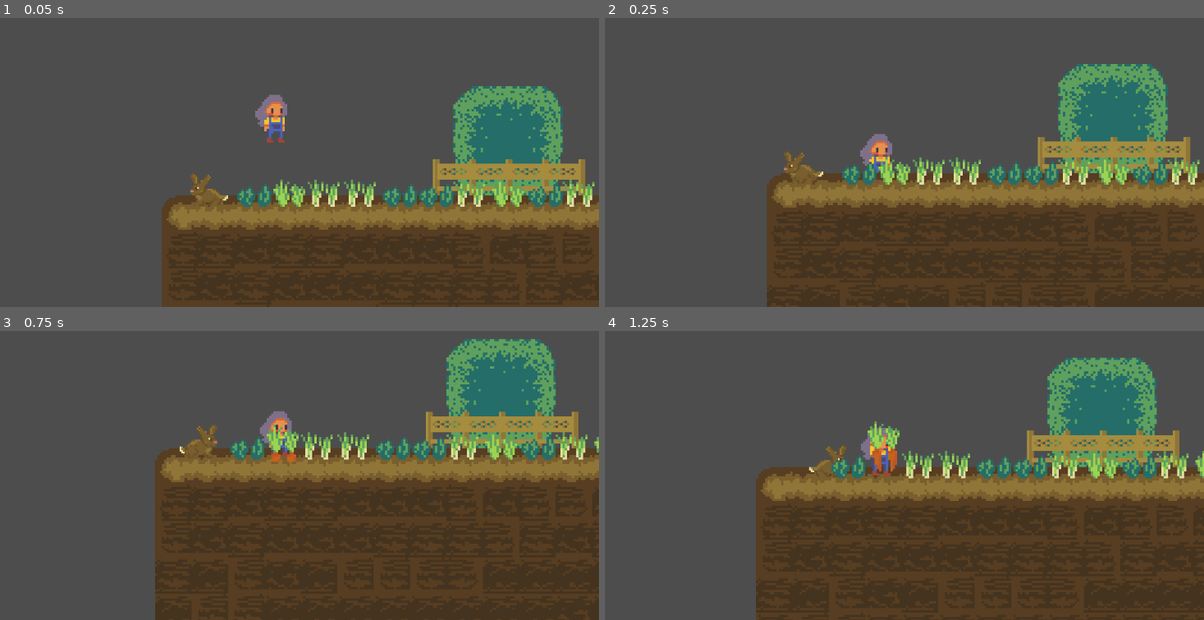
Above: before the commit, frames 1-4 (two rows, left to right).
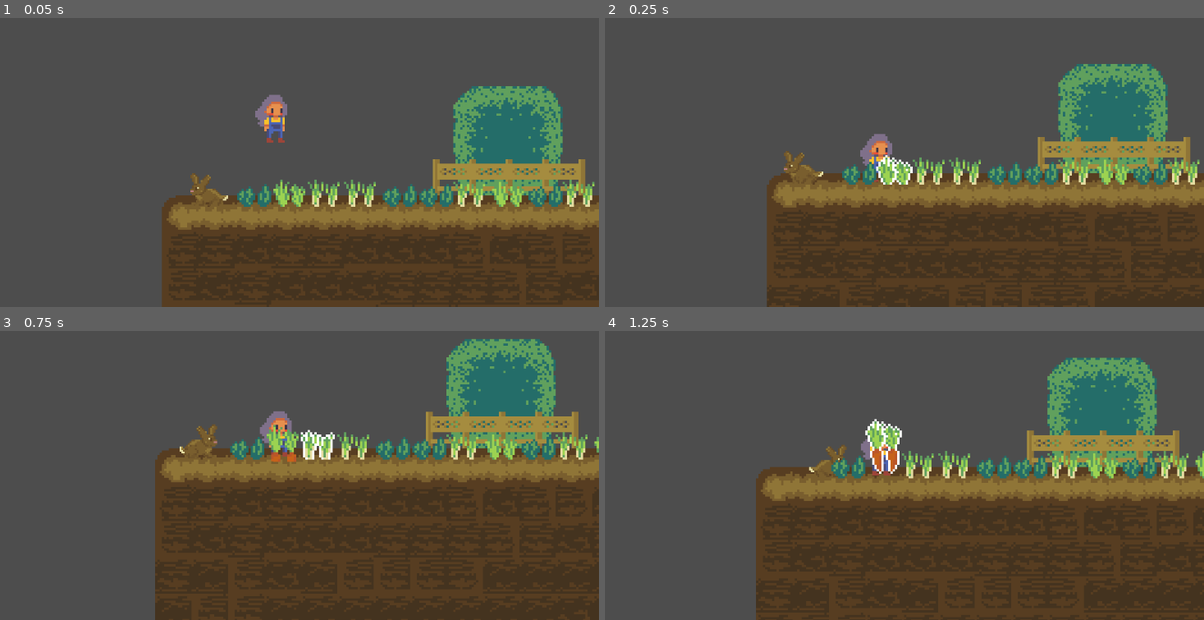
Above: after the commit, the same moments.

Repository: BrandonManuel/garden-game
Game: Godot game, scene res://Assets/Scenes/garden.tscn
Two runs of this game, one before a commit and one after it. Both use one fixed random seed, a clock stepped at 60 frames per second and the inputs below.
Inputs:
- Up to frame 1 (0.05 s): no input
- Up to frame 2 (0.25 s): no input
- Up to frame 3 (0.75 s): hold Right (walk_right) from 0.53 s (still down); hold Shift (run) from 0.53 s (still down); tap E (pick_up) at 0.6 s
- Up to frame 4 (1.25 s): keep holding Right (walk_right); keep holding Shift (run); tap Space (jump) at 0.77 s

Frame 1 is identical in both runs. In frame 2, 0.2% of the frame differs, in the area x 45-52%, y 47-58%; in frame 3, 0.2%; in frame 4, 0.4%, in the area x 43-50%, y 30-50%.

Commit message:
Added pickupable shader.

Diff:
--- a/Assets/Scenes/player.tscn
+++ b/Assets/Scenes/player.tscn
@@ -256,7 +256,7 @@
 [sub_resource type="CircleShape2D" id="CircleShape2D_c5ce1"]
 radius = 6.0
 
-[node name="Player" type="CharacterBody2D" unique_id=946169238]
+[node name="Player" type="CharacterBody2D" unique_id=946169238 groups=["player"]]
 z_index = 1
 collision_mask = 2
 floor_constant_speed = true
@@ -277,7 +277,7 @@
 sprite_frames = SubResource("SpriteFrames_hef0f")
 animation = &"pick_up"
 
-[node name="Area2D" type="Area2D" parent="AnimatedSprite2D" unique_id=1445750911]
+[node name="Area2D" type="Area2D" parent="AnimatedSprite2D" unique_id=1445750911 groups=["pickup_area"]]
 position = Vector2(8, 4)
 
 [node name="CollisionShape2D" type="CollisionShape2D" parent="AnimatedSprite2D/Area2D" unique_id=710354545]
--- a/Assets/Scenes/vegetable.tscn
+++ b/Assets/Scenes/vegetable.tscn
@@ -1,7 +1,14 @@
 [gd_scene format=3 uid="uid://mq06eetk2bog"]
 
 [ext_resource type="Script" uid="uid://c5vj8eq83smw5" path="res://Assets/Scripts/vegetable.gd" id="1_4otcl"]
+[ext_resource type="Shader" uid="uid://cwf30sdalu3l1" path="res://Assets/Shaders/interactable.gdshader" id="1_xg1kk"]
 [ext_resource type="Texture2D" uid="uid://dw0ouqgmfcu64" path="res://Assets/Sprites/Carrot.png" id="2_xg1kk"]
+
+[sub_resource type="ShaderMaterial" id="ShaderMaterial_xg1kk"]
+shader = ExtResource("1_xg1kk")
+shader_parameter/outline_enabled = false
+shader_parameter/outline_color = Color(1, 1, 1, 1)
+shader_parameter/outline_size = 1.0
 
 [sub_resource type="CircleShape2D" id="CircleShape2D_k12ti"]
 radius = 10.05
@@ -10,6 +17,7 @@
 script = ExtResource("1_4otcl")
 
 [node name="Sprite2D" type="Sprite2D" parent="." unique_id=535966257]
+material = SubResource("ShaderMaterial_xg1kk")
 position = Vector2(0, -11)
 texture = ExtResource("2_xg1kk")
 region_enabled = true
--- a/Assets/Scripts/pickupable.gd
+++ b/Assets/Scripts/pickupable.gd
@@ -6,18 +6,23 @@
 @export var data: Resource
 
 var tile_position
+
 func _ready():
 	var tilemap = get_parent()
 	tile_position = tilemap.local_to_map(position)
+	sprite_2d.material = sprite_2d.material.duplicate()
+
+func set_outline(enabled: bool) -> void:
+	sprite_2d.material.set_shader_parameter("outline_enabled", enabled)
 
 func picked_up() -> void :
 	remove_from_group('pickupables')
+	set_outline(false)
 	var tween = get_tree().create_tween()
 	tween.tween_property(sprite_2d,"position", Vector2.UP * 5, .5).as_relative().set_trans(Tween.TRANS_LINEAR)
 	tween.parallel().tween_property(sprite_2d,"region_rect", Rect2(0, 0, 16.0, 32.0), .5).set_trans(Tween.TRANS_LINEAR)
 
 	tween.tween_callback(clear)
-
 
 func clear():
 	await get_tree().create_timer(.5).timeout
--- a/Assets/Scripts/player.gd
+++ b/Assets/Scripts/player.gd
@@ -8,6 +8,7 @@
 const JUMP_VELOCITY = -200.0
 
 var pickup_area_x: float
+var current_pickupable: Pickupable = null
 
 var is_running: bool = false
 var allow_movement: bool = true
@@ -17,6 +18,8 @@
 
 func _ready() -> void:
 	pickup_area_x = pickup_area.position.x
+	pickup_area.area_entered.connect(_on_pickup_area_entered)
+	pickup_area.area_exited.connect(_on_pickup_area_exited)
 
 func _physics_process(delta: float) -> void:
 	# Add the gravity.
@@ -61,20 +64,36 @@
 	move_and_slide()
 
 func attempt_pickup() -> void:
-	if is_picking_up:
+	if is_picking_up or current_pickupable == null or not current_pickupable.is_in_group("pickupables") or not current_pickupable.has_method("picked_up"):
 		return
 
+	is_picking_up = true
+	allow_movement = false
+	velocity.x = move_toward(velocity.x, 0, RUN_SPEED if is_running else WALK_SPEED)
+	animated_sprite_2d.play("pick_up")
+	current_pickupable.picked_up()
+	current_pickupable = null
+	find_next_pickupable()
+
+func find_next_pickupable() -> void:
 	for area in pickup_area.get_overlapping_areas():
-		if area.is_in_group("pickupables") and area.has_method("picked_up"):
-			is_picking_up = true
-			allow_movement = false
-			velocity.x = move_toward(velocity.x, 0, RUN_SPEED if is_running else WALK_SPEED)
-			animated_sprite_2d.play("pick_up")
-			area.picked_up()
-			# break to ensure only one item is picked up at a time
+		if area is Pickupable and area.is_in_group("pickupables"):
+			current_pickupable = area
+			current_pickupable.set_outline(true)
 			break
 
 func _on_animated_sprite_2d_animation_finished() -> void:
 	if animated_sprite_2d.animation == 'pick_up':
 		allow_movement = true
 		is_picking_up = false
+
+func _on_pickup_area_entered(area: Area2D) -> void:
+	if area is Pickupable and current_pickupable == null:
+		current_pickupable = area
+		current_pickupable.set_outline(true)
+
+func _on_pickup_area_exited(area: Area2D) -> void:
+	if area is Pickupable and current_pickupable == area:
+		current_pickupable = null
+		area.set_outline(false)
+		find_next_pickupable()
--- /dev/null
+++ b/Assets/Shaders/interactable.gdshader
@@ -0,0 +1,20 @@
+shader_type canvas_item;
+
+uniform bool outline_enabled = false;
+uniform vec4 outline_color : source_color = vec4(1, 1, 1, 1);
+uniform float outline_size = 1.0;
+
+void fragment() {
+	vec4 color = texture(TEXTURE, UV);
+	if (outline_enabled) {
+		vec2 size = outline_size / vec2(textureSize(TEXTURE, 0));
+		float alpha = texture(TEXTURE, UV + vec2(size.x, 0)).a
+					+ texture(TEXTURE, UV - vec2(size.x, 0)).a
+					+ texture(TEXTURE, UV + vec2(0, size.y)).a
+					+ texture(TEXTURE, UV - vec2(0, size.y)).a;
+		if (color.a < 0.5 && alpha > 0.0) {
+			color = outline_color;
+		}
+	}
+	COLOR = color;
+}
--- a/project.godot
+++ b/project.godot
@@ -26,6 +26,8 @@
 [global_group]
 
 pickupables=""
+pickup_area=""
+player=""
 
 [input]
 
Not shown, added: Assets/Shaders/interactable.gdshader.uid
